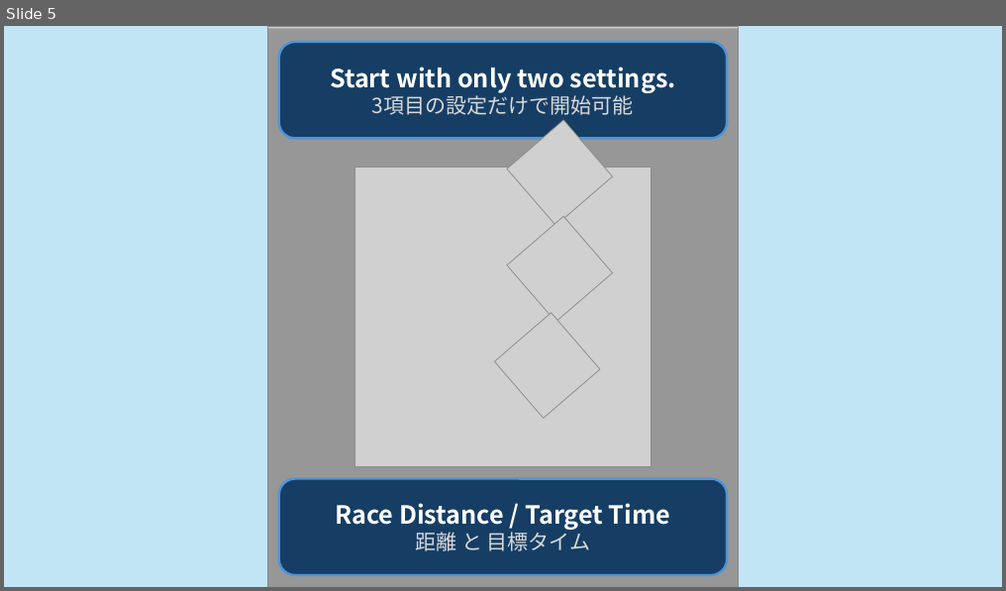
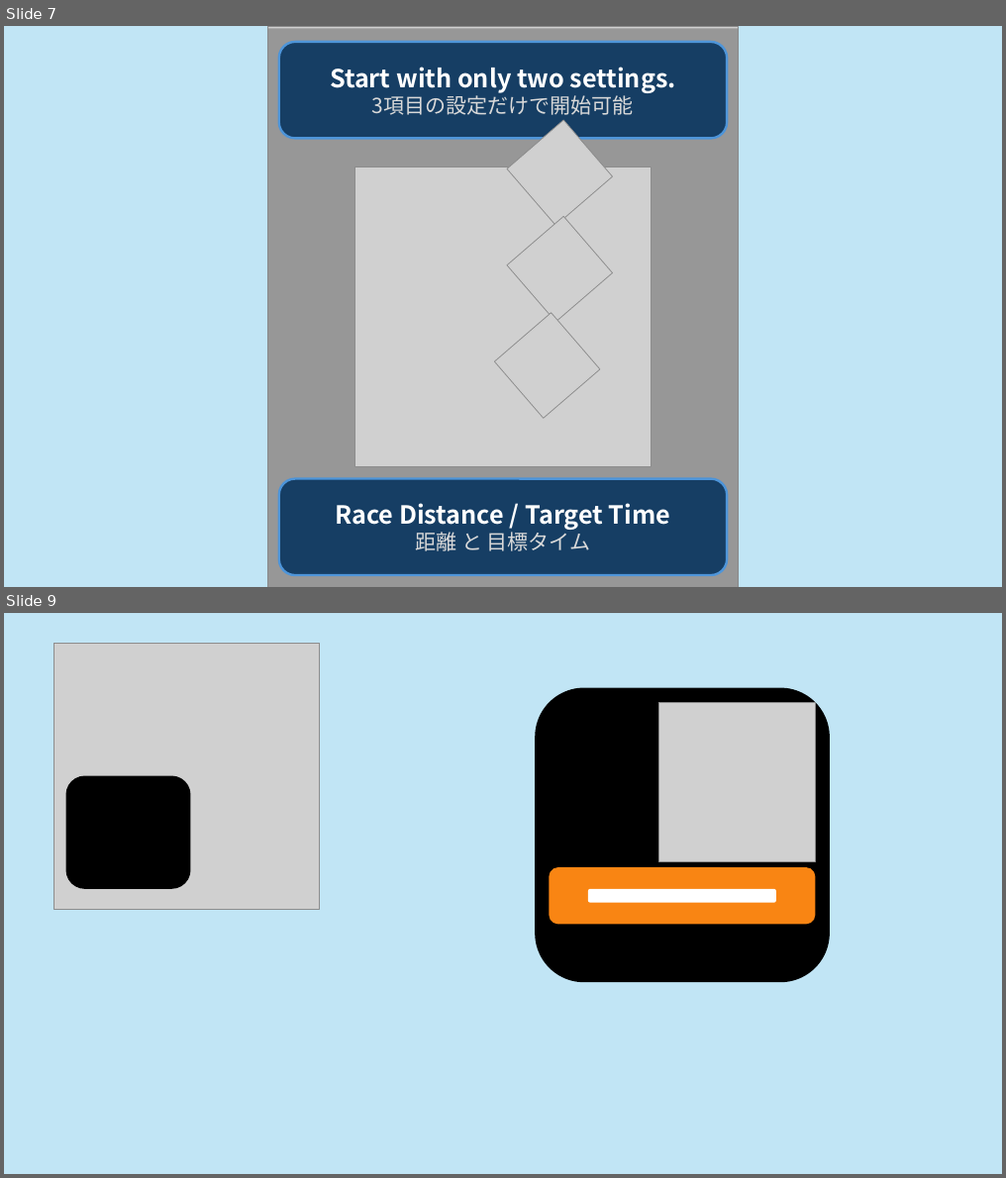
Before and after one commit to EibaKatsu/MarathonCoach, a slide deck: assets/store_shots/store_shots.pptx. Shown one above the other, each under a label of ours: slide 5 before the commit, slides 7 and 9 after it; the slides between them are not shown. The pictures are 1006x591 and 1006x1178 pixels, drawn with LibreOffice and Linux fonts; fonts in the diff are those of the drawing; grey boxes stand for pictures. Boxes give left, top, right and bottom in pixels: in the first picture for what was removed or moved away, otherwise in the second. Text is boxed around its words. In the diff, an @@ line names an element or a change of style, - is before the commit and + after.

```diff
--- a/assets/store_shots/store_shots.pptx
+++ b/assets/store_shots/store_shots.pptx
@@ slide 9 added at bbox=[4, 613, 1002, 1174], background #C1E5F5 @@
@@ picture added at bbox=[54, 643, 320, 909] @@
@@ rounded rectangle added at bbox=[535, 688, 830, 983], fill #000000 @@
@@ picture added at bbox=[659, 703, 816, 861] @@
@@ rounded rectangle added at bbox=[66, 776, 191, 889], fill #000000 @@
@@ rounded rectangle added at bbox=[549, 867, 816, 925], fill #F98513 @@
@@ rounded rectangle added at bbox=[588, 889, 776, 903], fill #FFFFFF @@
@@ what was slide 5 is now slide 7 @@
```
Also in this commit, not shown: 3 slides changed, 3 other slides added, 1 slide removed, 33 other files.
